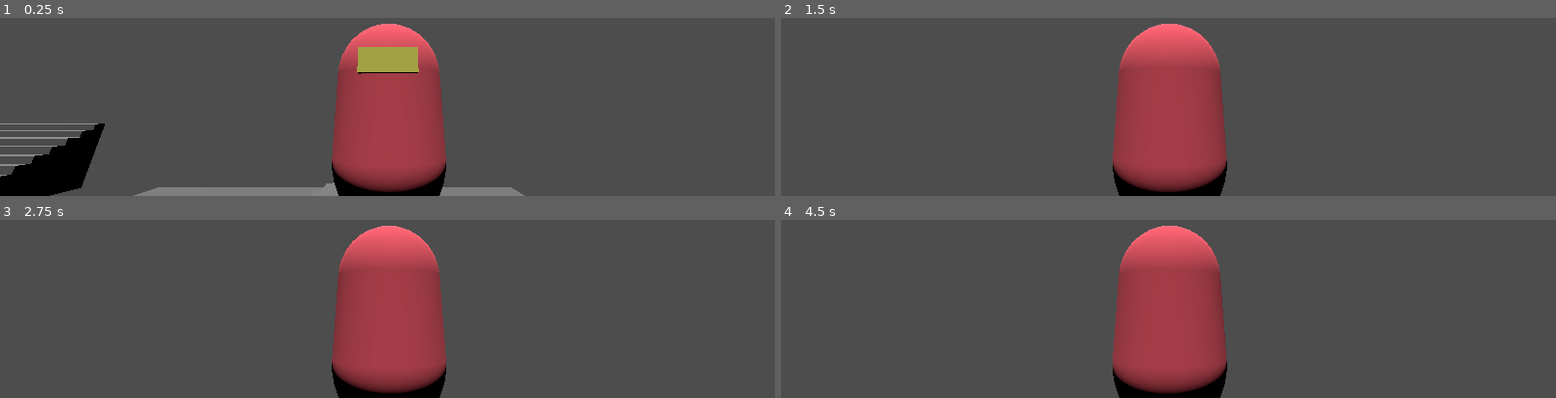
Above: before the commit, frames 1-4 (two rows, left to right).
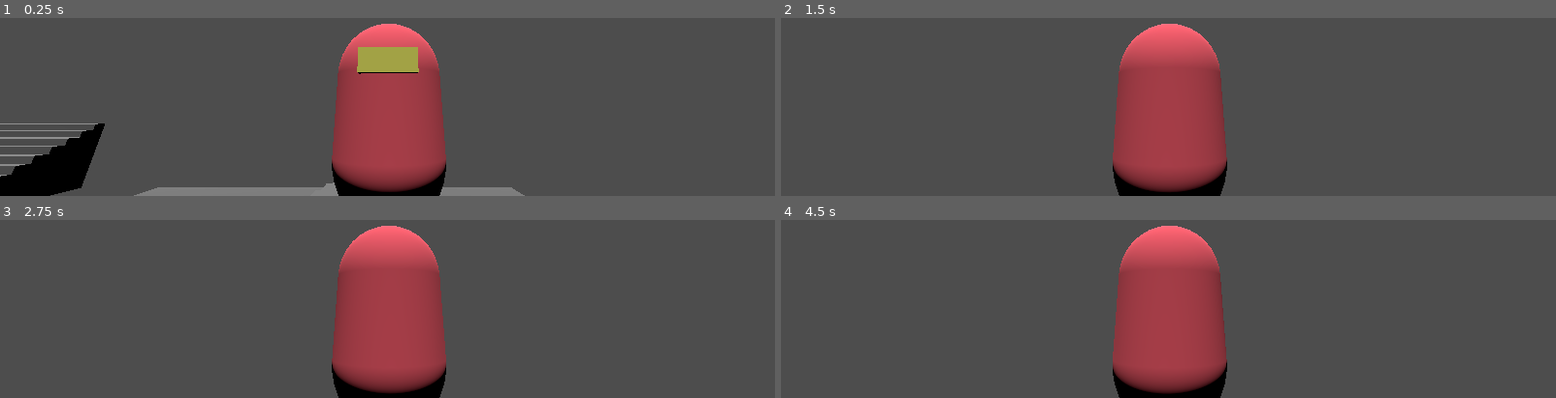
Above: after the commit, the same moments.

Repository: jamklex/3dshooter
Game: Godot game, scene res://scenes/ship/_main.tscn
Same seed, same stepped clock (60 frames per second), same inputs: the game is played once before the commit and once after it.
Inputs (mouse positions are in pixels of both pictures, inside the frame that each line leads up to):
- Up to frame 1 (0.25 s): no input
- Up to frame 2 (1.5 s): tap Enter at 0.5 s; move the mouse to (outside the picture) at 0.52 s; hold W (forward) from 0.53 s (still down); tap Space (jump) at 0.77, 1.25 s; move the mouse to (outside the picture) at 1.27 s
- Up to frame 3 (2.75 s): keep holding W (forward); tap Space (jump) at 1.52 s; tap Enter at 2 s; move the mouse to (outside the picture) at 2.02 s
- Up to frame 4 (4.5 s): keep holding W (forward); tap Space (jump) at 2.75, 3.02, 3.77, 4.25 s; move the mouse to (outside the picture) at 2.77 s; tap Enter at 3.5 s; move the mouse to (outside the picture) at 3.52 s; move the mouse to (outside the picture) at 4.27 s

The runs differ from the first frame. In frame 1, less than 0.1% of the frame differs, in the area x 2-67%, y 63-98%; in frame 2, nothing differs; in frame 3, less than 0.1%; in frame 4, less than 0.1%.

Commit message:
player 0

Diff:
--- a/assets/models/player/player.tscn
+++ b/assets/models/player/player.tscn
@@ -23,11 +23,11 @@
 script = ExtResource("1_l743w")
 
 [node name="Collission" type="CollisionShape3D" parent="."]
-transform = Transform3D(1, 0, 0, 0, 1, 0, 0, 0, 1, 0.0136678, -0.0163364, 0.0339056)
+transform = Transform3D(1, 0, 0, 0, 1, 0, 0, 0, 1, 0.0136678, 0.850179, 0.0339056)
 shape = SubResource("CapsuleShape3D_vveou")
 
 [node name="Skin" type="MeshInstance3D" parent="."]
-transform = Transform3D(1, 0, 0, 0, 1, 0, 0, 0, 1, 0.0129072, -0.019741, 0.0355329)
+transform = Transform3D(1, 0, 0, 0, 1, 0, 0, 0, 1, 0.0129072, 0.846775, 0.0355329)
 mesh = SubResource("CapsuleMesh_mdxky")
 
 [node name="Front" type="MeshInstance3D" parent="Skin"]
@@ -35,6 +35,7 @@
 mesh = SubResource("BoxMesh_l0a1o")
 
 [node name="CameraArm" type="SpringArm3D" parent="."]
+transform = Transform3D(1, 0, 0, 0, 1, 0, 0, 0, 1, 0, 0.866516, 0)
 spring_length = 3.0
 margin = 0.3
 script = ExtResource("2_g5ejs")
